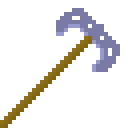
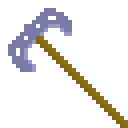
Layer changes from the first 128x128 image to the second:
painted on "papel" over (x1=0, y1=8, x2=128, y2=128)
painted on "pico" over (x1=0, y1=36, x2=128, y2=128)
